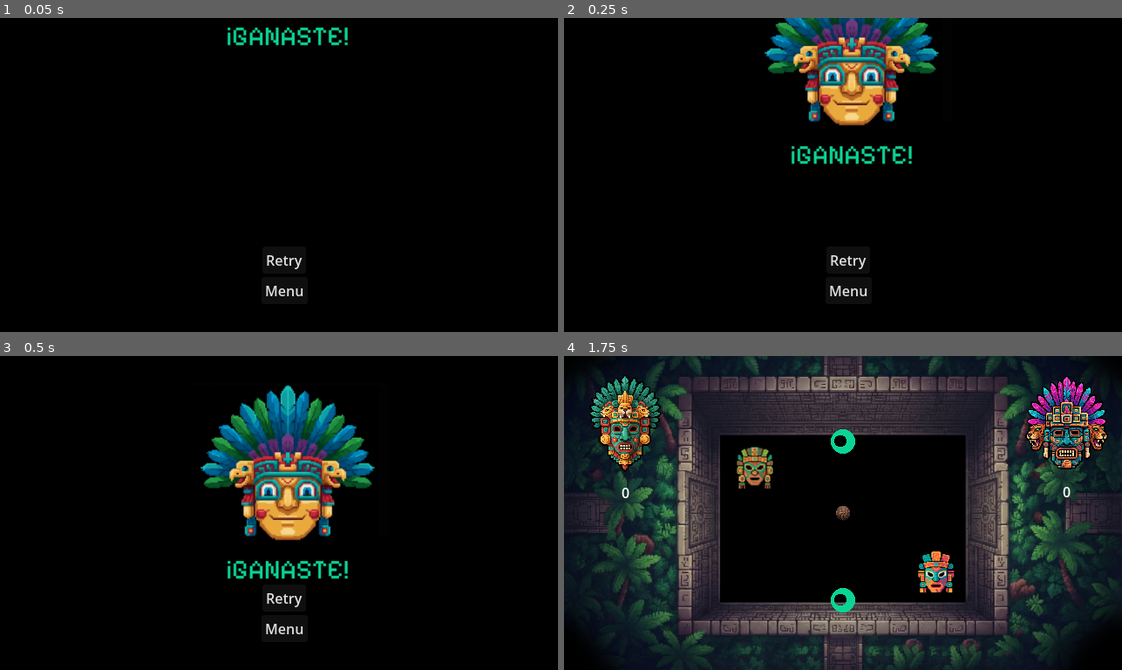
Above: before the commit, frames 1-4 (two rows, left to right).
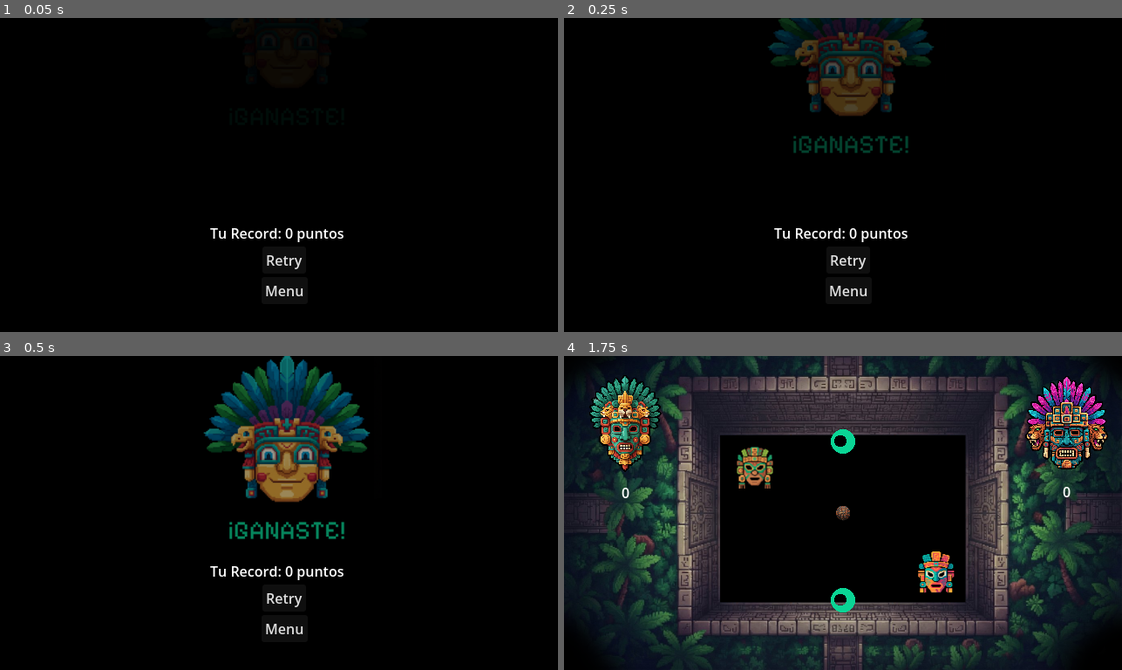
Above: after the commit, the same moments.

Repository: codigoneuro/balamball.games
Game: Godot game, scene res://Scenes/win_screen.tscn
Two runs of this game, one before a commit and one after it. Both use one fixed random seed, a clock stepped at 60 frames per second and the inputs below. This scene is started directly instead of the project's main scene.
Inputs:
- Up to frame 1 (0.05 s): no input
- Up to frame 2 (0.25 s): no input
- Up to frame 3 (0.5 s): no input
- Up to frame 4 (1.75 s): click "Retry" at 0.5 s; hold Up (up) from 1.28 s (still down)

The runs differ from the first frame. In frame 1, 1.0% of the frame differs, in the area x 37-63%, y 3-72%; in frame 2, 8.7%; in frame 3, 13%, in the area x 35-68%, y 0-72%; in frame 4, nothing differs.

Commit message:
view win fixed

Diff:
--- a/balam-ball/Scenes/win_screen.tscn
+++ b/balam-ball/Scenes/win_screen.tscn
@@ -21,20 +21,20 @@
 grow_horizontal = 2
 grow_vertical = 2
 color = Color(0, 0, 0, 1)
+metadata/_edit_use_anchors_ = true
 
 [node name="TextureRect" type="TextureRect" parent="." unique_id=1375585486]
 layout_mode = 1
-anchors_preset = 15
-anchor_right = 1.0
-anchor_bottom = 1.0
-offset_left = 152.0
-offset_right = 205.33337
-offset_bottom = 310.0
-grow_horizontal = 2
-grow_vertical = 2
-scale = Vector2(0.5, 0.5)
+anchors_preset = -1
+anchor_left = 0.2484375
+anchor_top = 0.0027777567
+anchor_right = 1.5421875
+anchor_bottom = 2.3027778
+scale = Vector2(0.4, 0.4)
 texture = ExtResource("2_awi1s")
+expand_mode = 1
 stretch_mode = 6
+metadata/_edit_use_anchors_ = true
 
 [node name="Record" type="Label" parent="." unique_id=1661221672]
 layout_mode = 0
--- a/balam-ball/Scripts/board.gd
+++ b/balam-ball/Scripts/board.gd
@@ -64,22 +64,22 @@
 		get_tree().reload_current_scene()
 
 func finalizar_juego(ganador, es_subita):
-	# Detener música y pausar el motor físico
 	if has_node("AudioStreamPlayer"):
 		$AudioStreamPlayer.stop()
 
-	get_tree().paused = true #
-	# CAMBIO CLAVE: Instanciamos las escenas en lugar de buscar nodos inexistentes
+	# 1. Pausamos el juego
+	get_tree().paused = true
+
 	var pantalla
-	# Lógica para mostrar la pantalla correcta
-	# Suponiendo que el jugador principal es "Balam"
 	if ganador == "Balam":
 		pantalla = escena_win.instantiate()
-
-		# Opcional: Si tienes un Label dentro de WinScreen para el nombre
-		# $WinScreen/LabelGanador.text = "¡Balam ha vencido!"
 	else:
 		pantalla = escena_game_over.instantiate()
 
-	# Añadimos la pantalla instanciada como hijo del tablero
-	add_child(pantalla)
+	# 2. Creamos un contenedor que obligue a la pantalla a estar al frente
+	var capa_ui = CanvasLayer.new()
+	capa_ui.layer = 100 # Prioridad máxima
+	add_child(capa_ui)
+
+	# 3. Añadimos la pantalla de victoria/derrota a esa capa
+	capa_ui.add_child(pantalla)
--- a/balam-ball/Scripts/win_screen.gd
+++ b/balam-ball/Scripts/win_screen.gd
@@ -3,24 +3,47 @@
 @onready var record_label = $Record
 @onready var mascara = $TextureRect
 
-# Called when the node enters the scene tree for the first time.
+# Called when the node enters the scene tree for the first time
+
+# Asegúrate de que estos nombres coincidan EXACTAMENTE con tu panel de Escena
+
+
 func _ready() -> void:
-	# Suponiendo que guardas el score en un Autoload llamado 'GameManager'
-	# record_label.text = "Tu Record: " + str(GameManager.high_score) + " puntos"
+	# 1. ACTUALIZAR EL PUNTAJE
+	# Usamos el GameManager para traer el record global
+	if record_label:
+		record_label.text = "Tu Record: " + str(GameManager.puntos_balam) + " puntos"
 
-	# Animación de entrada: la máscara aparece desde arriba
-	mascara.position.y = -200
-	var tween = create_tween()
-	tween.tween_property(mascara, "position:y", 100, 1.0).set_trans(Tween.TRANS_BOUNCE).set_ease(Tween.EASE_OUT)
+	# 2. ANIMACIÓN DE LA MÁSCARA
+	if mascara:
+		# Guardamos la posición donde pusiste la máscara en el editor
+		var posicion_final = mascara.position.y
 
+		# La ponemos un poco más arriba para que "caiga" al iniciar
+		mascara.position.y -= 100
+		mascara.modulate.a = 0 # Empezamos invisible
+
+		var tween = create_tween().set_parallel(true) # Animamos posición y opacidad a la vez
+
+		# Movimiento de caída suave
+		tween.tween_property(mascara, "position:y", posicion_final, 1.2)\
+			.set_trans(Tween.TRANS_BOUNCE).set_ease(Tween.EASE_OUT)
+
+		# Aparecer suavemente (Fade in)
+		tween.tween_property(mascara, "modulate:a", 1.0, 0.8)
+	else:
+		print("Error: No se encontró el nodo de la máscara. Revisa el nombre en el panel Escena.")
 # Called every frame. 'delta' is the elapsed time since the previous frame.
 func _process(delta: float) -> void:
 	pass
 
 
 func _on_retry_pressed() -> void:
-	# Reinicia el juego (escena del tablero)
+	GameManager.puntos_balam = 0
+	GameManager.puntos_tezcat = 0
+	get_tree().paused = false # ¡No olvides despausar!
 	TRANSITION.change_scene_to_file("res://Scenes/board.tscn")
+
 
 
 func _on_menu_pressed() -> void:
